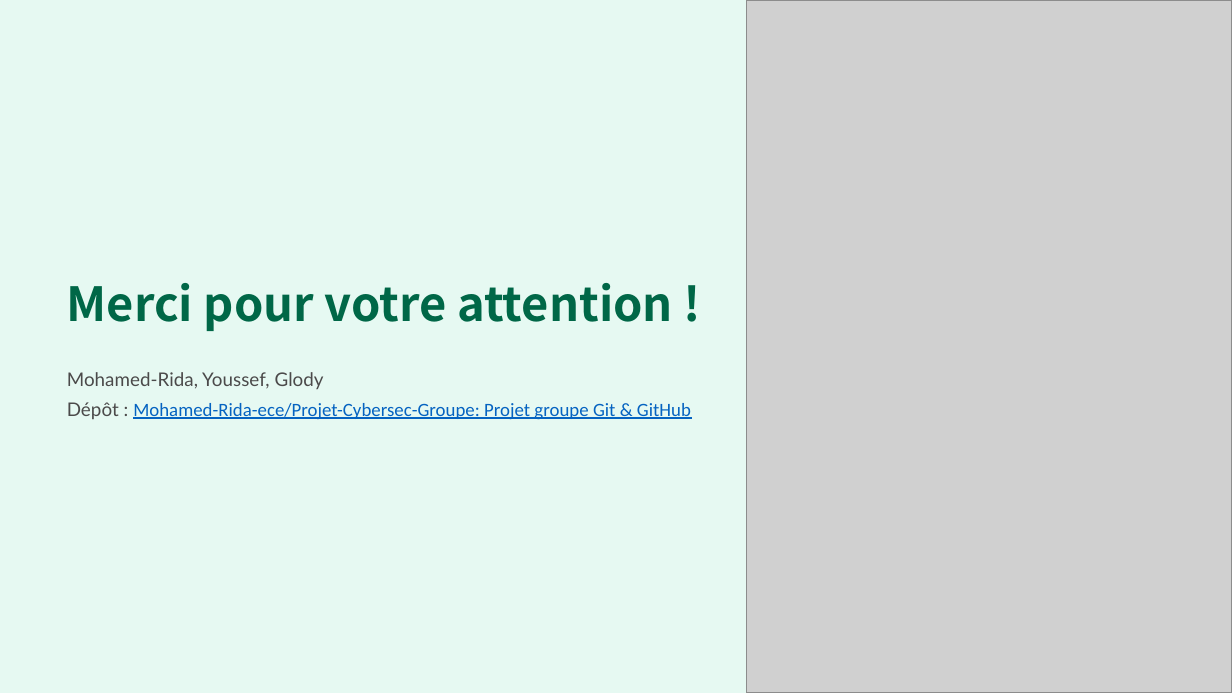
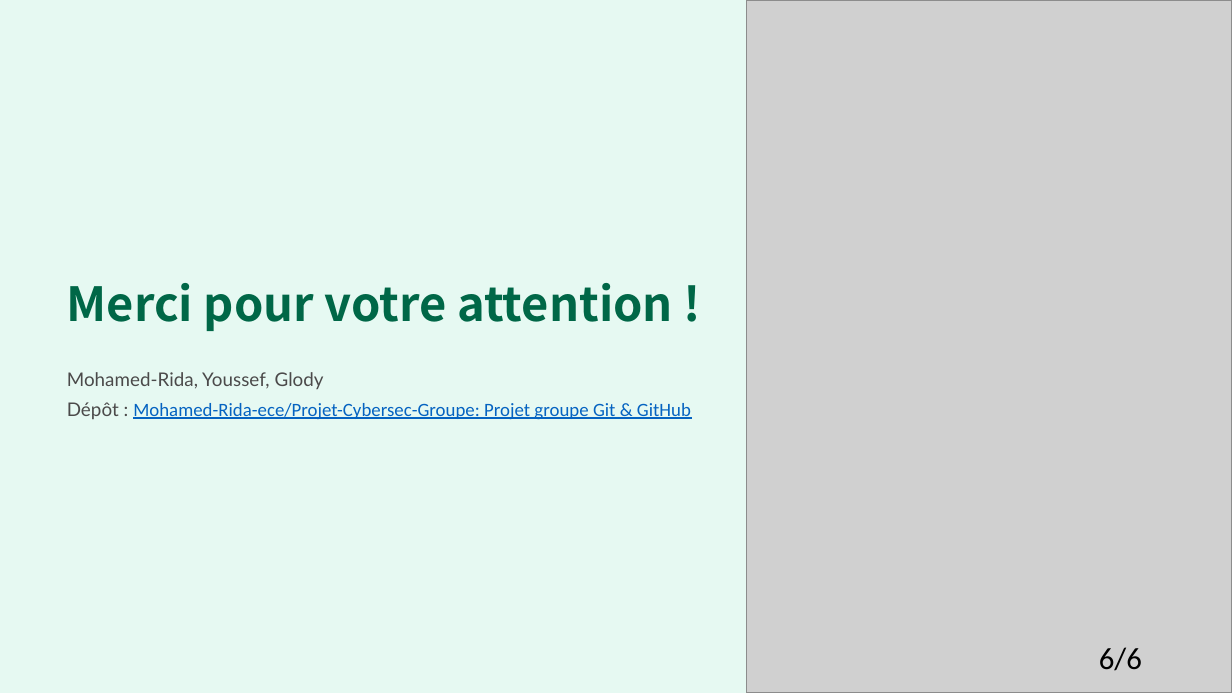
Before and after one commit to Mohamed-Rida-ece/Projet-Cybersec-Groupe, a slide deck: slide 6 of presentation/Git-vs-GitHub-Desktop.pptx. Drawn at 1232x693 pixels with LibreOffice and Linux fonts; fonts in the diff are those of the drawing; grey boxes stand for pictures; background and template pictures are left out. Boxes give left, top, right and bottom in pixels: in the first picture for what was removed or moved away, otherwise in the second. Text is boxed around its words. In the diff, an @@ line names an element or a change of style, - is before the commit and + after.

```diff
--- a/presentation/Git-vs-GitHub-Desktop.pptx
+++ b/presentation/Git-vs-GitHub-Desktop.pptx
@@ text added at [1099,647,1142,671], 18 pt, text #000000 @@
+6/6
```
Also in this commit, not shown: 5 other slides changed.
